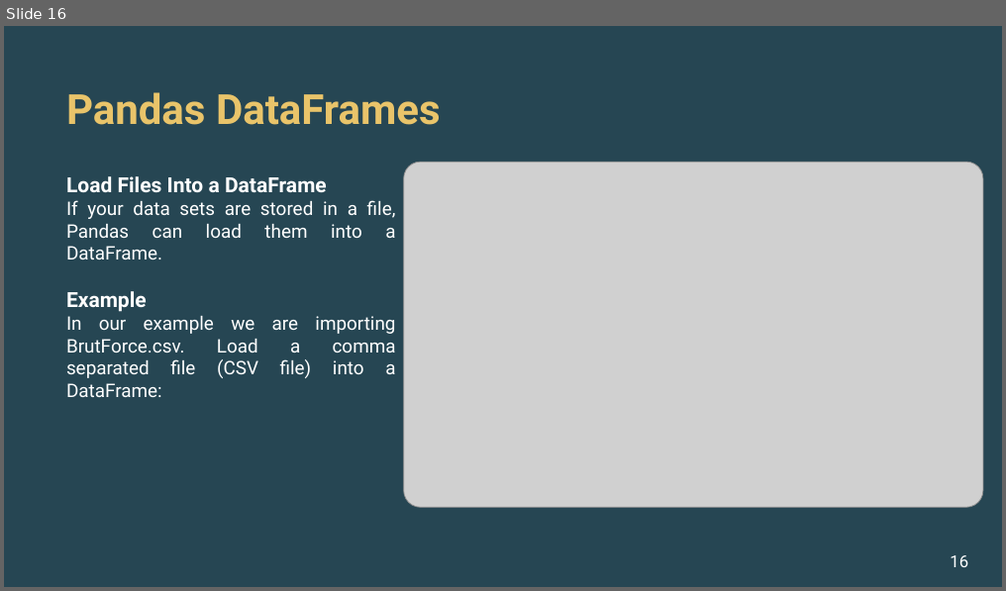
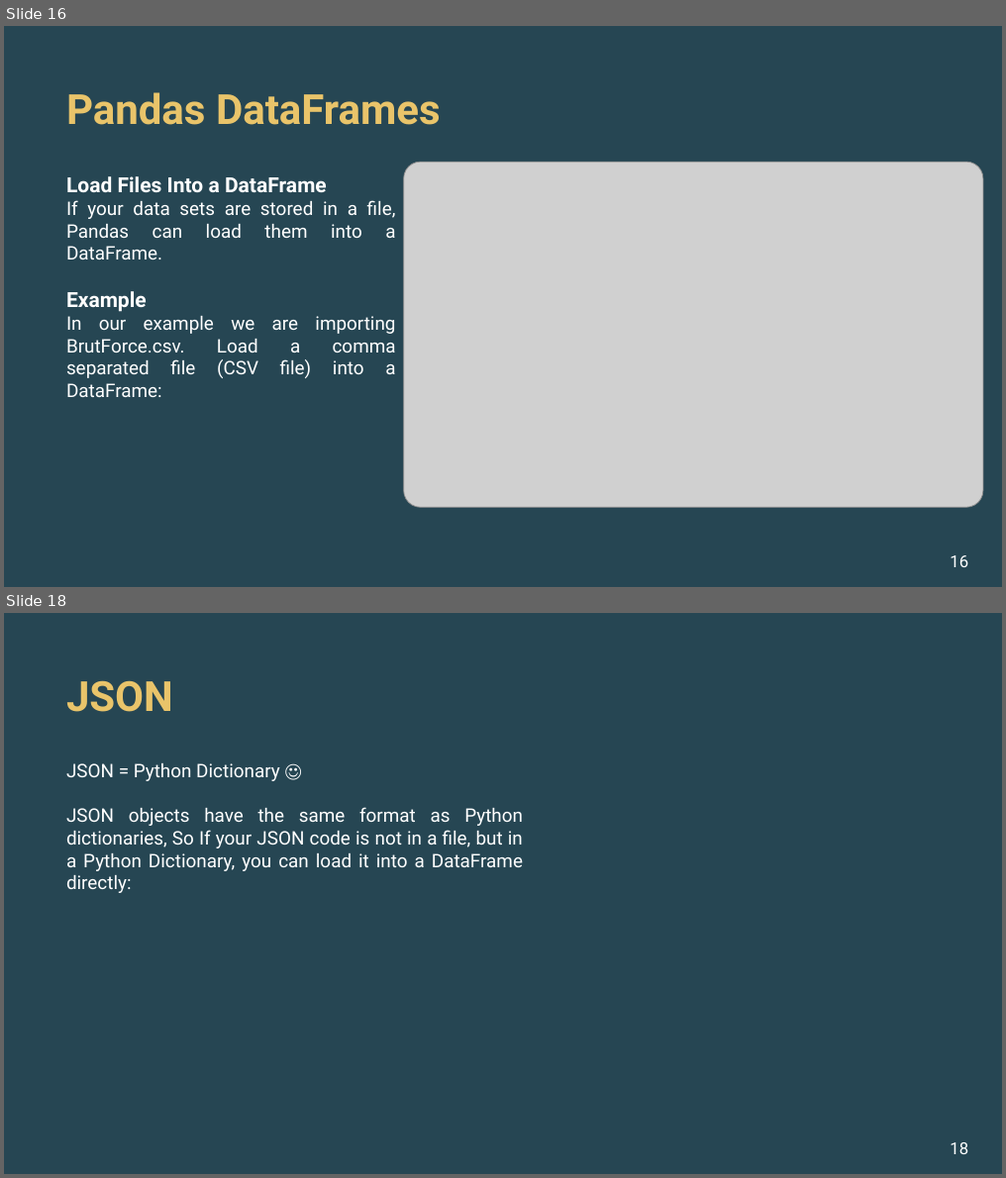
Before and after one commit to alishhde/PandasTutorial, a slide deck: Pandas Tutorials.pptx. Shown one above the other, each under a label of ours: slide 16 before the commit, slides 16 and 18 after it; the slides between them are not shown. The pictures are 1006x591 and 1006x1178 pixels, drawn with LibreOffice and Linux fonts; fonts in the diff are those of the drawing; grey boxes stand for pictures; background and template pictures are left out. Boxes give left, top, right and bottom in pixels: in the first picture for what was removed or moved away, otherwise in the second. Text is boxed around its words. In the diff, an @@ line names an element or a change of style, - is before the commit and + after.

```diff
--- a/Pandas Tutorials.pptx
+++ b/Pandas Tutorials.pptx
@@ slide 18 added at (4,613,1002,1174), background #264653 @@
@@ title added at (66,680,173,712), 40 pt, text #E9C46A, bold @@
+JSON
@@ text added at (66,763,523,893), 18 pt, text #FFFFFF @@
+JSON = Python Dictionary ☺
+JSON objects have the same format as Python dictionaries, So If your JSON code is not in a file, but in a Python Dictionary, you can load it into a DataFrame directly:
@@ page number added at (949,1143,968,1155), 16 pt, text #FFFFFF @@
+18
```
Also in this commit, not shown: 3 slides changed, 3 other slides added, 33 slides removed, 4 other files.
